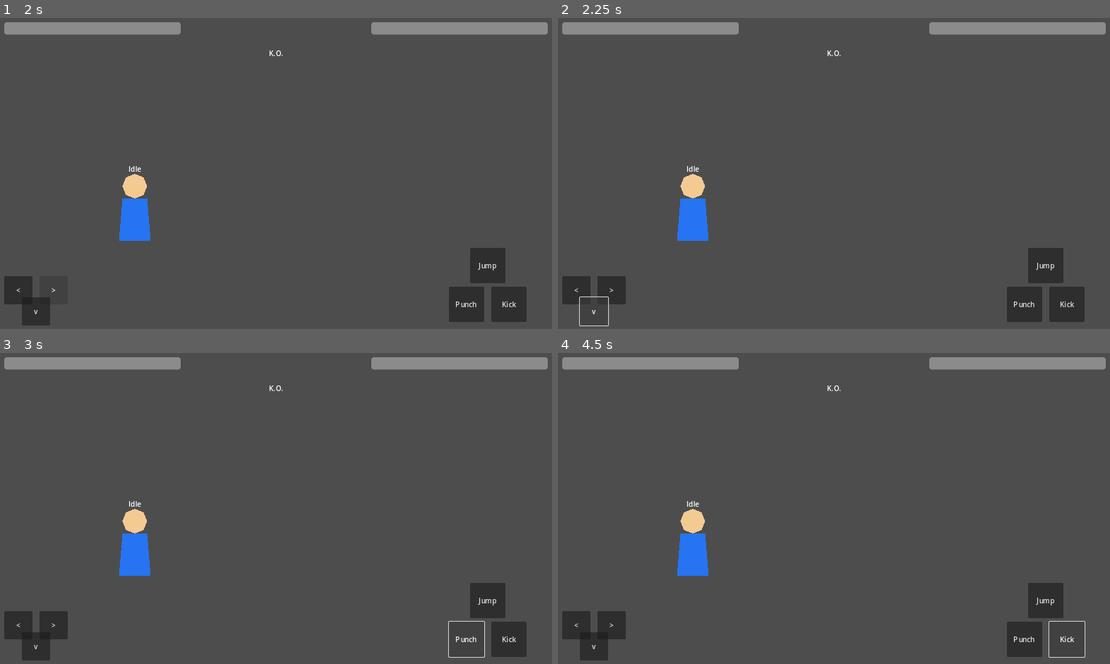
Above: before the commit, frames 1-4 (two rows, left to right).
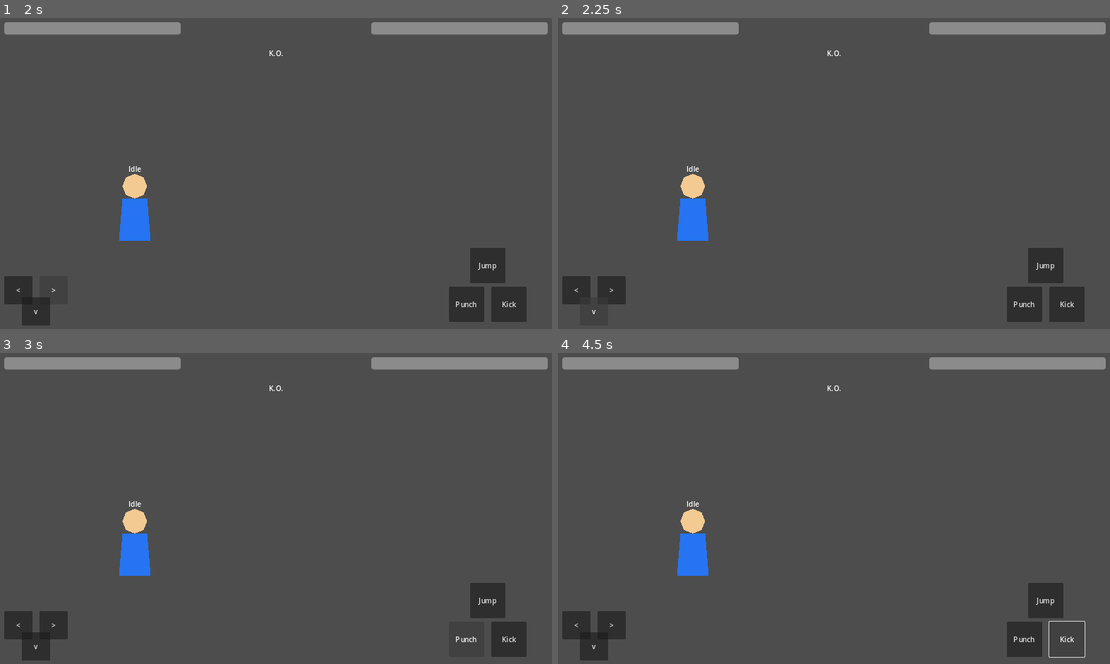
Above: after the commit, the same moments.

Repository: adamonine-stack/hashire-kaminari-dakkan-no-kobushi
Game: Godot game, scene res://scenes/Battle.tscn
The game is run twice, just before and just after one commit, with the same random seed, the same clock (stepped at 60 frames per second) and the same inputs.
Inputs:
- Up to frame 1 (2 s): click "<" at 0.5 s; click ">" at 1.25 s
- Up to frame 2 (2.25 s): click "v" at 2 s
- Up to frame 3 (3 s): click "Punch" at 2.75 s
- Up to frame 4 (4.5 s): click "Jump" at 3.5 s; click "Kick" at 4.25 s

Frame 1 is identical in both runs. In frame 2, less than 0.1% of the frame differs, in the area x 3-10%, y 89-100%; in frame 3, less than 0.1%, in the area x 81-88%, y 86-98%; in frame 4, nothing differs.

Commit message:
Dev009 align UI buttons with lowercase actions

Diff:
--- a/godot/scripts/ui/battle_ui_input.gd
+++ b/godot/scripts/ui/battle_ui_input.gd
@@ -1,9 +1,11 @@
 extends Control
 
 const BUTTON_ACTIONS := {
-	"MoveLeftButton": "MoveLeft",
-	"MoveRightButton": "MoveRight",
-	"JumpButton": "Jump",
+	"MoveLeftButton": "move_left",
+	"MoveRightButton": "move_right",
+	"CrouchButton": "crouch",
+	"PunchButton": "attack",
+	"JumpButton": "jump",
 }
 
 var _held_actions: Array[String] = []
